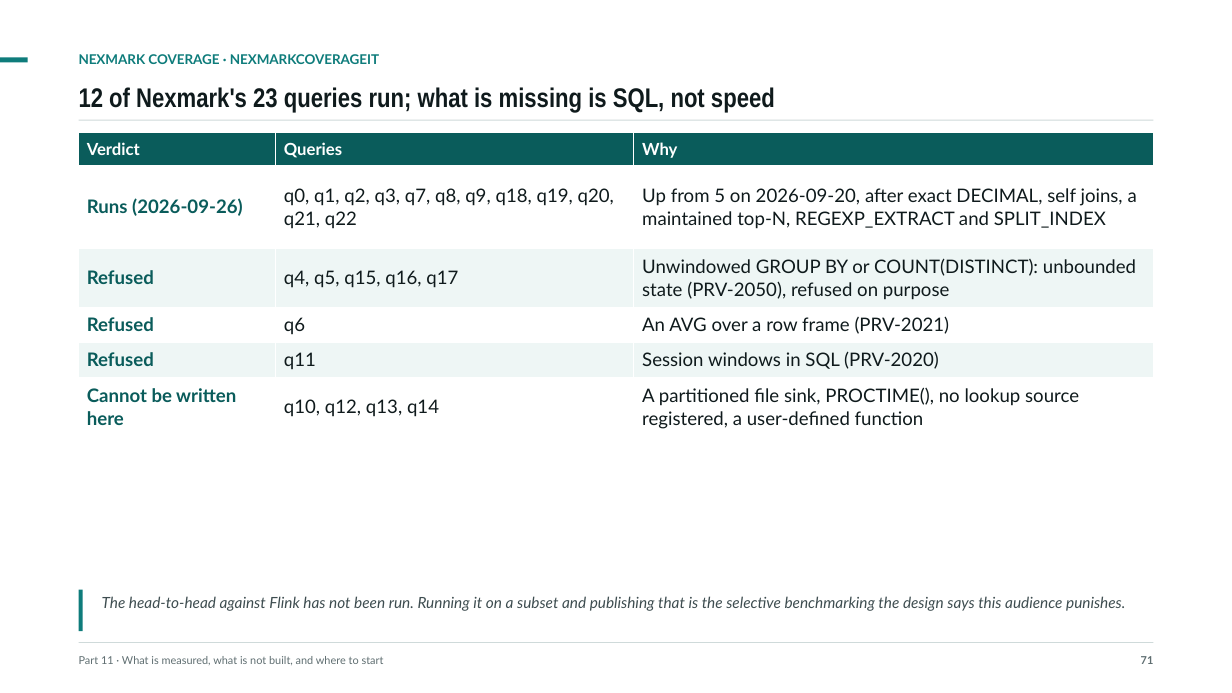
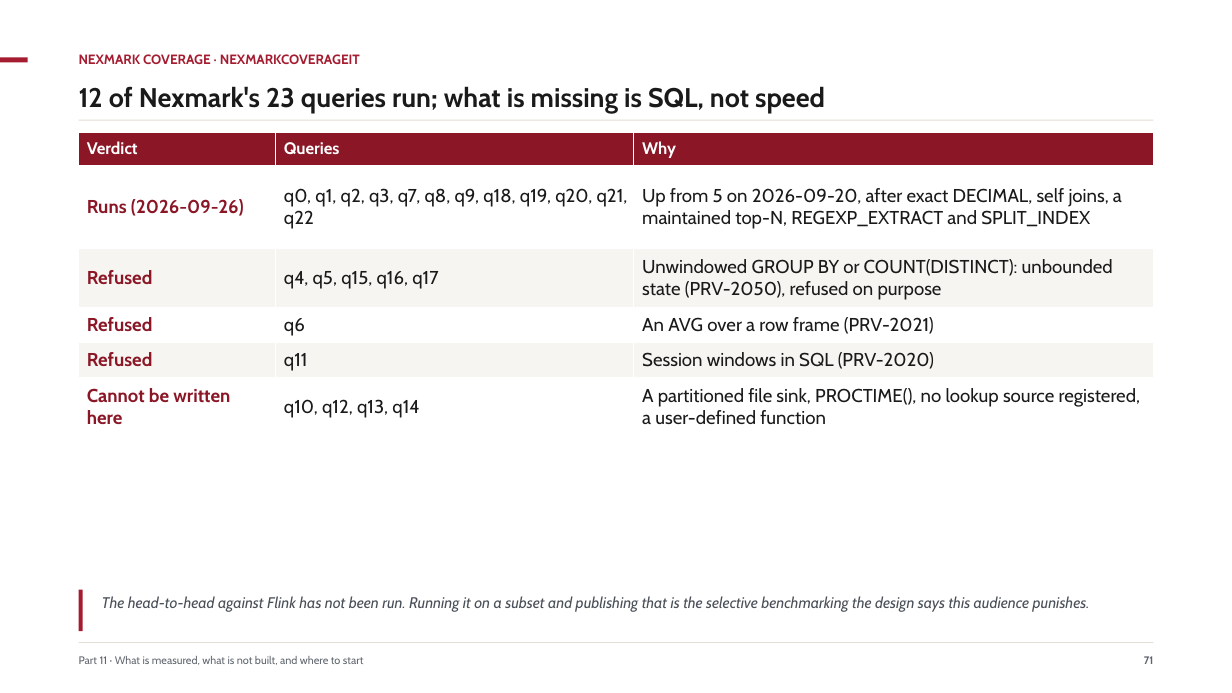
Before and after one commit to ajsinha/pravaha, a slide deck: slide 71 of docs/Pravaha-Continuous-SQL-Engine-Design-and-Evidence.pptx. Drawn at 1232x693 pixels with LibreOffice and Linux fonts; fonts in the diff are those of the drawing. Boxes give left, top, right and bottom in pixels: in the first picture for what was removed or moved away, otherwise in the second. Text is boxed around its words. In the diff, an @@ line names an element or a change of style, - is before the commit and + after.

```diff
--- a/docs/Pravaha-Continuous-SQL-Engine-Design-and-Evidence.pptx
+++ b/docs/Pravaha-Continuous-SQL-Engine-Design-and-Evidence.pptx
@@ rectangle at [0, 57, 28, 63]: fill #0E7C7B to #A51C30 @@
@@ text "NEXMARK COVERAGE · NEXMARKCOVERAGEIT" at [79, 54, 360, 64]: font Lato to Cabin, text colour #0E7C7B to #A51C30 @@
@@ text "12 of Nexmark's 23 queries ..." at [79, 86, 825, 114]: font Arial Narrow to Cabin, text colour #0F1A1C to #1A1A1A @@
@@ table at [79, 133, 1153, 437] @@
@@ fill #0A5C5B to #8A1626 in row 1 @@
@@ fill #EEF6F5 to #F7F5F2 in 6 cells @@
@@ font Lato to Cabin @@
@@ text colour #0A5C5B to #8A1626 in "Runs (2026-09-26)", "Refused", "Refused", "Refused" and 1 more places @@
@@ text colour #0F1A1C to #1A1A1A in "q0, q1, q2, q3, q7, q8, q9, ...", "Up from 5 on 2026-09-20, after exact ...", "q4, q5, q15, q16, q17", "Unwindowed GROUP BY or COUNT(DISTINCT): unbounded state ..." and 6 more places @@
@@ rectangle at [79, 590, 82, 631]: fill #0E7C7B to #A51C30 @@
@@ text "The head-to-head against Flink has ..." at [102, 596, 1090, 612]: font Lato to Cabin, text colour #3E4D50 to #4A5058 @@
@@ text "Part 11 · What is ..." at [79, 656, 364, 665]: font Lato to Cabin, text colour #5F6E71 to #61666E @@
@@ rectangle at [79, 642, 1153, 643]: fill #CFDADA to #E3DED7 @@
@@ text "71" at [1144, 656, 1154, 664]: font Lato to Cabin, text colour #5F6E71 to #61666E @@
```
Also in this commit, not shown: 74 other slides changed, 10 other files.
